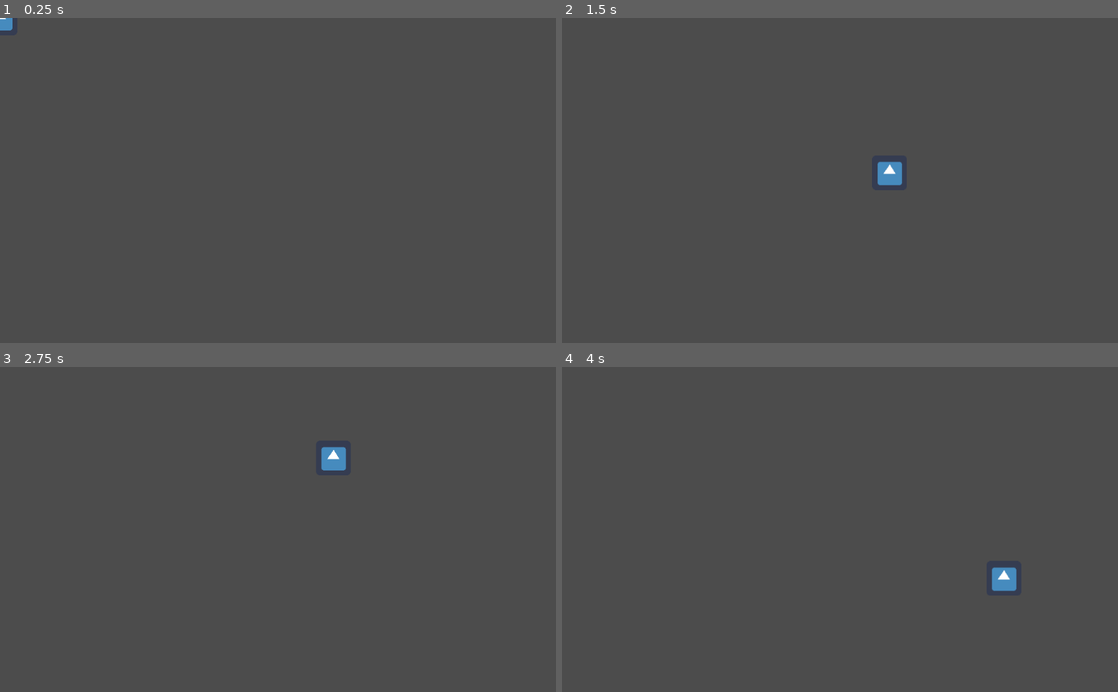
Above: before the commit, frames 1-4 (two rows, left to right).
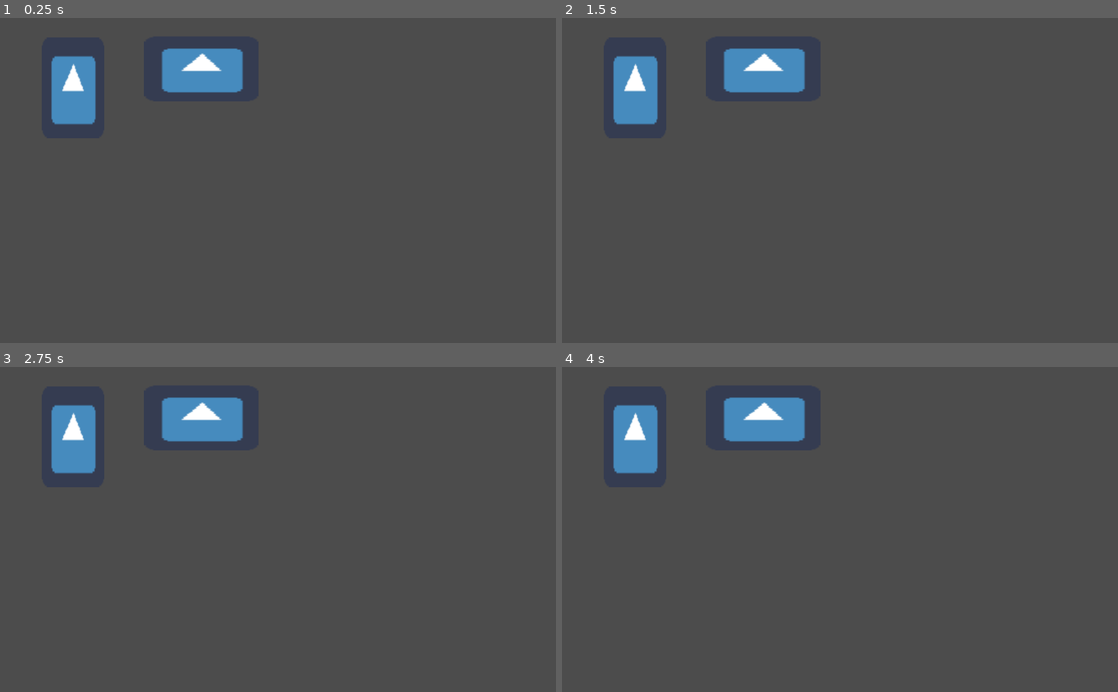
Above: after the commit, the same moments.

Repository: savenger/heimwerker
Game: Godot game, scene res://Start.tscn
Same seed, same stepped clock (60 frames per second), same inputs: the game is played once before the commit and once after it. Before the commit the project starts from res://Sink.tscn. The engine's default icon, where the game draws it, is replaced by a stand-in: a white triangle on a blue panel in a dark square.
Inputs (mouse positions are in pixels of both pictures, inside the frame that each line leads up to):
- Up to frame 1 (0.25 s): no input
- Up to frame 2 (1.5 s): tap Enter at 0.5 s; move the mouse to (962, 164) at 0.52 s; press the mouse at (962, 164) at 0.53 s; move the mouse to (728, 196) at 1.27 s; release the mouse at (728, 196) at 1.28 s; click (728, 196) at 1.35 s
- Up to frame 3 (2.75 s): move the mouse to (333, 458) at 2.02 s; press the mouse at (333, 458) at 2.03 s
- Up to frame 4 (4 s): tap Space at 2.75 s; move the mouse to (812, 594) at 2.77 s; release the mouse at (812, 594) at 2.78 s; click (812, 594) at 2.85 s; tap Enter at 3.5 s; move the mouse to (1006, 578) at 3.52 s; press the mouse at (1006, 578) at 3.53 s

The runs differ from the first frame. In frame 1, 3.8% of the frame differs, in the area x 0-44%, y 0-33%; in frame 2, 4.0%; in frame 3, 4.0%; in frame 4, 4.0%, in the area x 9-82%, y 9-70%.

Commit message:
(none)

Diff:
--- /dev/null
+++ b/Click.gd
@@ -0,0 +1,26 @@
+extends Area2D
+
+# Declare member variables here. Examples:
+onready var called_by = self.name
+# onready var called_by = get_parent().name
+# onready var called_by2 = get_owner().get_child(1).name
+
+# Called when the node enters the scene tree for the first time.
+func _ready():
+	pass
+
+func _input_event(viewport, event, shape_idx):
+	# print(viewport, shape_idx)
+	if event is InputEventMouseButton \
+	and event.button_index == BUTTON_LEFT \
+	and event.is_pressed():
+		self.on_click()
+
+func on_click():
+	# print(called_by1)
+	print("res://scenes/"+called_by+".tscn")
+	# get_node("/root/globals").setScene("res://scenes/"+called_by+".tscn")
+
+# Called every frame. 'delta' is the elapsed time since the previous frame.
+#func _process(delta):
+#	pass
--- a/Start.tscn
+++ b/Start.tscn
@@ -1,11 +1,49 @@
-[gd_scene format=2]
+[gd_scene load_steps=5 format=2]
+
+[ext_resource path="res://Click.gd" type="Script" id=1]
+[ext_resource path="res://icon.png" type="Texture" id=2]
+
+[sub_resource type="RectangleShape2D" id=1]
+extents = Vector2( 58.856, 95 )
+
+[sub_resource type="RectangleShape2D" id=2]
+extents = Vector2( 109, 60 )
 
 [node name="Start" type="Node2D"]
+position = Vector2( -1, 1 )
 
 [node name="RichTextLabel" type="RichTextLabel" parent="."]
-margin_right = 374.0
-margin_bottom = 40.0
+margin_left = -167.0
+margin_top = -281.0
+margin_right = 207.0
+margin_bottom = -241.0
 text = "erste Szene Testtext"
 __meta__ = {
 "_edit_use_anchors_": false
 }
+
+[node name="Sink" type="Area2D" parent="."]
+position = Vector2( 35, 118 )
+script = ExtResource( 1 )
+
+[node name="Sprite" type="Sprite" parent="Sink"]
+position = Vector2( 100.5, 10 )
+scale = Vector2( 1.79688, 2.90625 )
+texture = ExtResource( 2 )
+
+[node name="CollisionShape2D" type="CollisionShape2D" parent="Sink"]
+position = Vector2( 100, 12 )
+shape = SubResource( 1 )
+
+[node name="Mach" type="Area2D" parent="."]
+position = Vector2( 262, 93 )
+script = ExtResource( 1 )
+
+[node name="Sprite2" type="Sprite" parent="Mach"]
+position = Vector2( 110, 0 )
+scale = Vector2( 3.29688, 1.875 )
+texture = ExtResource( 2 )
+
+[node name="CollisionShape2D" type="CollisionShape2D" parent="Mach"]
+position = Vector2( 110, 0 )
+shape = SubResource( 2 )
--- a/project.godot
+++ b/project.godot
@@ -16,16 +16,8 @@
 [application]
 
 config/name="Heimwerker"
-run/main_scene="res://Sink.tscn"
+run/main_scene="res://Start.tscn"
 config/icon="res://icon.png"
-
-[input]
-
-click={
-"deadzone": 0.5,
-"events": [ Object(InputEventMouseButton,"resource_local_to_scene":false,"resource_name":"","device":0,"alt":false,"shift":false,"control":false,"meta":false,"command":false,"button_mask":0,"position":Vector2( 0, 0 ),"global_position":Vector2( 0, 0 ),"factor":1.0,"button_index":1,"pressed":false,"doubleclick":false,"script":null)
- ]
-}
 
 [rendering]
 
